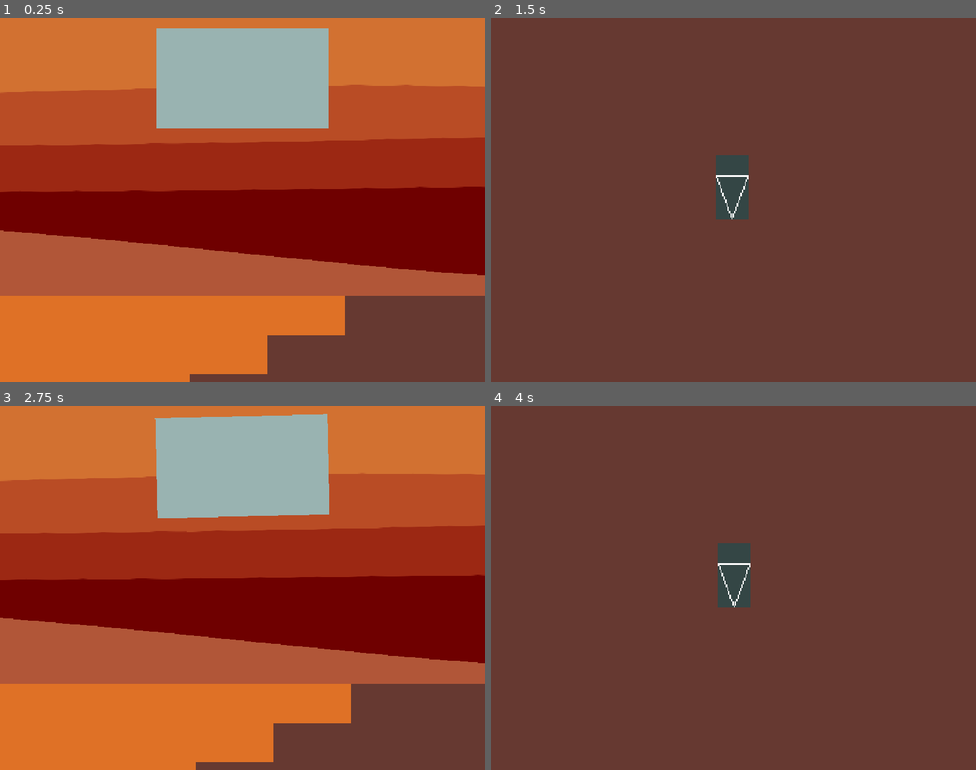
Above: before the commit, frames 1-4 (two rows, left to right).
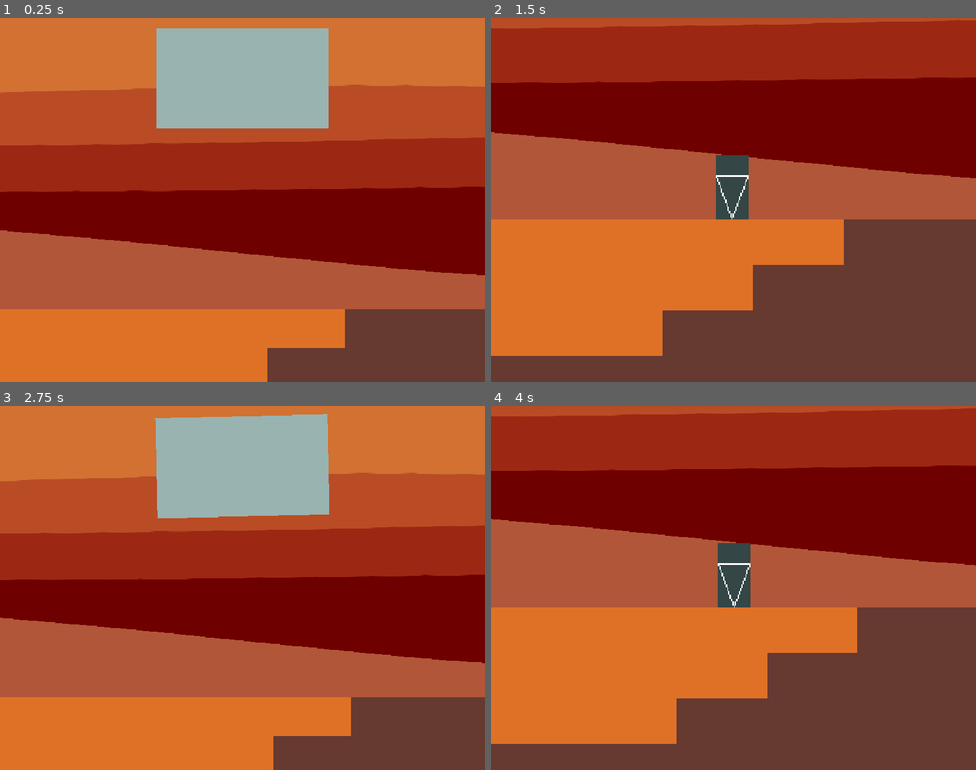
Above: after the commit, the same moments.

Repository: Velvet-Ghost/JD-GameJam-2026
Game: Godot game, scene res://level/level.tscn
The game is run twice, just before and just after one commit, with the same random seed, the same clock (stepped at 60 frames per second) and the same inputs.
Inputs:
- Up to frame 1 (0.25 s): no input
- Up to frame 2 (1.5 s): tap Enter at 0.5 s; hold D (right) from 0.53 s (still down); tap Space (deploy) at 0.6, 1.35 s
- Up to frame 3 (2.75 s): tap Space (deploy) at 2, 2.1 s; release D (right) at 2.03 s; hold A (left) from 2.03 s (still down)
- Up to frame 4 (4 s): release A (left) at 2.78 s; hold D (right) from 2.78 s (still down); tap Space (deploy) at 2.85, 3.6 s

The runs differ from the first frame. In frame 1, 4.6% of the frame differs, in the area x 0-100%, y 58-100%; in frame 2, 74%; in frame 3, 4.7%; in frame 4, 75%, in the area x 0-100%, y 0-93%.

Commit message:
added some collisions

Diff:
--- a/ground.gd
+++ b/ground.gd
@@ -4,9 +4,17 @@
 @export var noise_height_text : NoiseTexture2D
 var noise : Noise
 
-var width : int = 800
-var height : int = 400
+@onready var marker1 = $Marker1
+@onready var marker2 = $Marker2
+
+
+
 @onready var tile_map = $TileMapLayer
+
+@onready var background = get_tree().get_first_node_in_group("Background")
+
+@onready var width : int = background.size.x / 128
+@onready var height : int = background.size.y / 64
 
 var source_id = 0
 var water_atlas = Vector2i(0,4)
@@ -16,11 +24,16 @@
 
 func _ready() -> void:
 	noise = noise_height_text.noise
+
+
+	print("width: " + str(width))
+	print("height: " + str(height))
 	generate_world()
 
 
 
 func generate_world():
+	tile_map.clear()
 	for x in range(width):
 		for y in range(height):
 			var noise_val = noise.get_noise_2d(x, y)
--- a/ground/ground.tscn
+++ b/ground/ground.tscn
@@ -14,22 +14,27 @@
 texture = ExtResource("2_4xtua")
 texture_region_size = Vector2i(64, 64)
 0:0/0 = 0
+0:0/0/physics_layer_0/polygon_0/points = PackedVector2Array(-32, -32, 32, -32, 32, 32, -32, 32)
 1:0/0 = 0
 2:0/0 = 0
 3:0/0 = 0
 0:1/0 = 0
+0:1/0/physics_layer_0/polygon_0/points = PackedVector2Array(-32, -32, 32, -32, 32, 32, -32, 32)
 1:1/0 = 0
 2:1/0 = 0
 3:1/0 = 0
 0:2/0 = 0
+0:2/0/physics_layer_0/polygon_0/points = PackedVector2Array(-32, -32, 32, -32, 32, 32, -32, 32)
 1:2/0 = 0
 2:2/0 = 0
 3:2/0 = 0
 0:3/0 = 0
+0:3/0/physics_layer_0/polygon_0/points = PackedVector2Array(-32, -32, 32, -32, 32, 32, -32, 32)
 1:3/0 = 0
 2:3/0 = 0
 3:3/0 = 0
 0:4/0 = 0
+0:4/0/physics_layer_0/polygon_0/points = PackedVector2Array(-32, -32, 32, -32, 32, 32, -32, 32)
 1:4/0 = 0
 2:4/0 = 0
 3:4/0 = 0
@@ -96,6 +101,11 @@
 
 [sub_resource type="TileSet" id="TileSet_dn8bk"]
 tile_size = Vector2i(64, 64)
+physics_layer_0/collision_layer = 2
+physics_layer_0/collision_mask = 4
+terrain_set_0/mode = 0
+terrain_set_0/terrain_0/name = "Terrain 0"
+terrain_set_0/terrain_0/color = Color(0.5, 0.34375, 0.25, 1)
 sources/0 = SubResource("TileSetAtlasSource_usajc")
 
 [node name="Ground" type="Node2D" unique_id=2088403017]
@@ -104,3 +114,8 @@
 
 [node name="TileMapLayer" type="TileMapLayer" parent="." unique_id=1707759089]
 tile_set = SubResource("TileSet_dn8bk")
+
+[node name="Marker1" type="Marker2D" parent="." unique_id=1573826919]
+
+[node name="Marker2" type="Marker2D" parent="." unique_id=1733419315]
+position = Vector2(961, 0)
--- a/level/level.tscn
+++ b/level/level.tscn
@@ -14,11 +14,11 @@
 offset = Vector2(0, 200)
 zoom = Vector2(1.2, 1.2)
 
-[node name="TextureRect" type="TextureRect" parent="." unique_id=1143045243]
+[node name="BackGround" type="TextureRect" parent="." unique_id=1143045243 groups=["Background"]]
 texture_filter = 1
 offset_left = -883.0
 offset_top = -16.0
-offset_right = 5705.0
+offset_right = 5701.0
 offset_bottom = 2144.0
 scale = Vector2(0.5, 0.5)
 texture = ExtResource("1_5gx2l")
@@ -27,7 +27,7 @@
 position = Vector2(484, 122)
 
 [node name="Ground" parent="." unique_id=2088403017 instance=ExtResource("4_vkbyq")]
-position = Vector2(-883, 481)
+position = Vector2(-883, 502)
 
 [connection signal="free_ship" from="." to="Ship" method="_on_level_free_ship"]
 [connection signal="deploy" from="Ship" to="." method="_on_ship_deploy"]
--- a/ship/drill.tscn
+++ b/ship/drill.tscn
@@ -17,10 +17,13 @@
 [sub_resource type="RectangleShape2D" id="RectangleShape2D_g4v7s"]
 size = Vector2(118, 230)
 
+[sub_resource type="CircleShape2D" id="CircleShape2D_dn8bk"]
+radius = 12.499999
+
 [node name="Drill" type="CharacterBody2D" unique_id=1935583063]
 scale = Vector2(0.4, 0.4)
 collision_layer = 2
-collision_mask = 4
+collision_mask = 2
 script = ExtResource("1_i5gxt")
 
 [node name="AnimatedSprite2D" type="AnimatedSprite2D" parent="." unique_id=2284814]
@@ -39,4 +42,11 @@
 one_shot = true
 autostart = true
 
+[node name="HitBox" type="Area2D" parent="." unique_id=1604635284 groups=["DrillHitbox"]]
+position = Vector2(0, 114.99999)
+
+[node name="CollisionShape2D" type="CollisionShape2D" parent="HitBox" unique_id=450753689]
+position = Vector2(0, 9.536742e-06)
+shape = SubResource("CircleShape2D_dn8bk")
+
 [connection signal="timeout" from="DeathTimer" to="." method="_on_death_timer_timeout"]
--- a/ship/ship.gd
+++ b/ship/ship.gd
@@ -12,6 +12,7 @@
 	movement()
 
 func movement():
+	#if you could make it move faster the longer you hold down to act as if it had resistentce, that would be awesome, just message me if u dont understand
 	if is_drill_deployed == false:
 		var direction := Input.get_axis("left", "right")
 		if direction:
